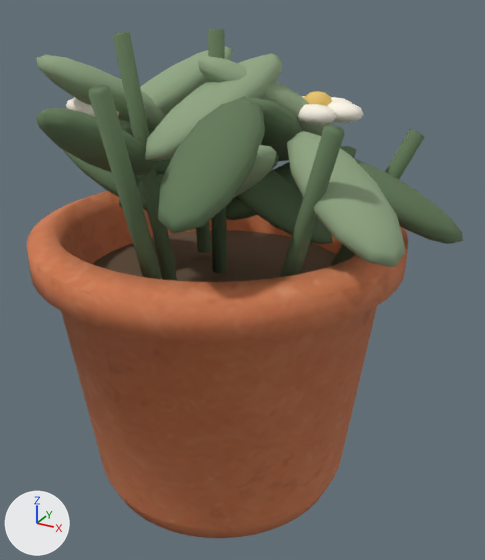
Two versions of the glTF model assets/runtime/models/garden/pot_round.glb, one commit apart.
Before and after are seen from a 50 mm camera at (0.515, -0.86, 0.792) aimed at (0.043, -0.002, 0.363). The axes (+X, +Y, +Z) are drawn at lower left. The lights are the same throughout. The older version comes first. Vertices at exactly the same position are counted once.

Objects in the first picture: 'pot_round'.
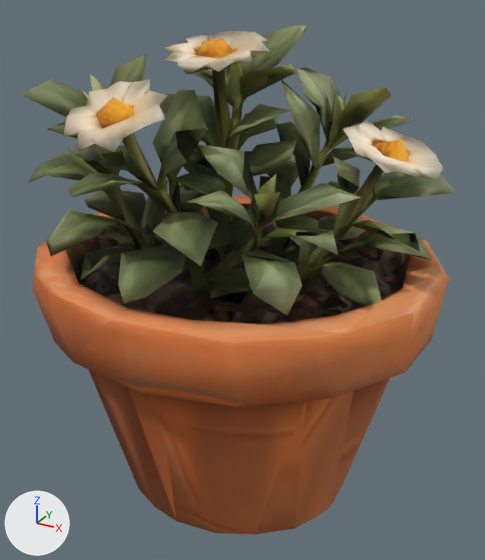
Patch to the scene script:
```diff
--- a/assets/runtime/models/garden/pot_round.glb.py
+++ b/assets/runtime/models/garden/pot_round.glb.py
@@ img_pot_round_metallic_pot_round_roughness @@
+img_pot_round_metallic_pot_round_roughness = load_image('pot_round-metallic-pot_round-roughness', '_unpacked/pot_round-metallic-pot_round-roughness', 512, 512, 'Non-Color')
@@ img_pot_round_basecolor @@
+img_pot_round_basecolor = load_image('pot_round-basecolor', '_unpacked/pot_round-basecolor', 512, 512, 'sRGB')
@@ img_pot_round_normal @@
+img_pot_round_normal = load_image('pot_round-normal', '_unpacked/pot_round-normal', 512, 512, 'Non-Color')
@@ mat_tripo_mat_da4deb60 @@
+mat_tripo_mat_da4deb60 = bpy.data.materials.new('tripo_mat_da4deb60')
+# uses the picture img_pot_round_basecolor
+# uses the picture img_pot_round_metallic_pot_round_roughness
+# uses the picture img_pot_round_normal
@@ me_thrown_terracotta_pot_002 @@
 # used by ob_pot_round; location = (0.0, 0.0, 0.0)
-me_thrown_terracotta_pot_002.from_pydata(...)  # 2887 vertices, 5600 faces; spans x -0.29..0.353, y -0.298..0.29, z 0.0..0.737
-me_thrown_terracotta_pot_002.materials.append(mat_terracotta)
-me_thrown_terracotta_pot_002.materials.append(mat_soil)  # brown #64513d
-me_thrown_terracotta_pot_002.materials.append(mat_moss)  # dark green #627a57
-me_thrown_terracotta_pot_002.materials.append(mat_sage)  # greyish green #91a783
-me_thrown_terracotta_pot_002.materials.append(mat_cream)  # white #fff8e9
-me_thrown_terracotta_pot_002.materials.append(mat_honey)  # yellow #ebc66b
+me_thrown_terracotta_pot_002.from_pydata(...)  # 1244 vertices, 2499 faces; spans x -0.29..0.354, y -0.301..0.29, z 0.0..0.734
+# me_thrown_terracotta_pot_002 part 1: the loose piece of 434 vertices spanning x -0.29..0.29, y -0.29..0.29, z 0.0..0.46 is rebuilt with 1241 vertices and now spans x -0.29..0.354, y -0.301..0.29, z 0.0..0.734, in mat_tripo_mat_da4deb60
+# me_thrown_terracotta_pot_002 part 2: 38 loose pieces with 2453 vertices, spanning x -0.277..0.353, y -0.298..0.224, z 0.36..0.737, are deleted
+# other edits to the shape of me_thrown_terracotta_pot_002 do not show in these pictures
+me_thrown_terracotta_pot_002.materials.append(mat_tripo_mat_da4deb60)
```

Boxes [x1, y1, x2, y2] around the edits, measured in the pictures (485 x 560 px):
'pot_round', reshaped: before [27, 29, 463, 538]; after [22, 25, 456, 534]
part 1 of me_thrown_terracotta_pot_002, rebuilt (14% wider, 47% taller): before [27, 191, 408, 538]; after [22, 25, 456, 534]
part 2 of me_thrown_terracotta_pot_002, deleted: before [36, 29, 463, 282]
